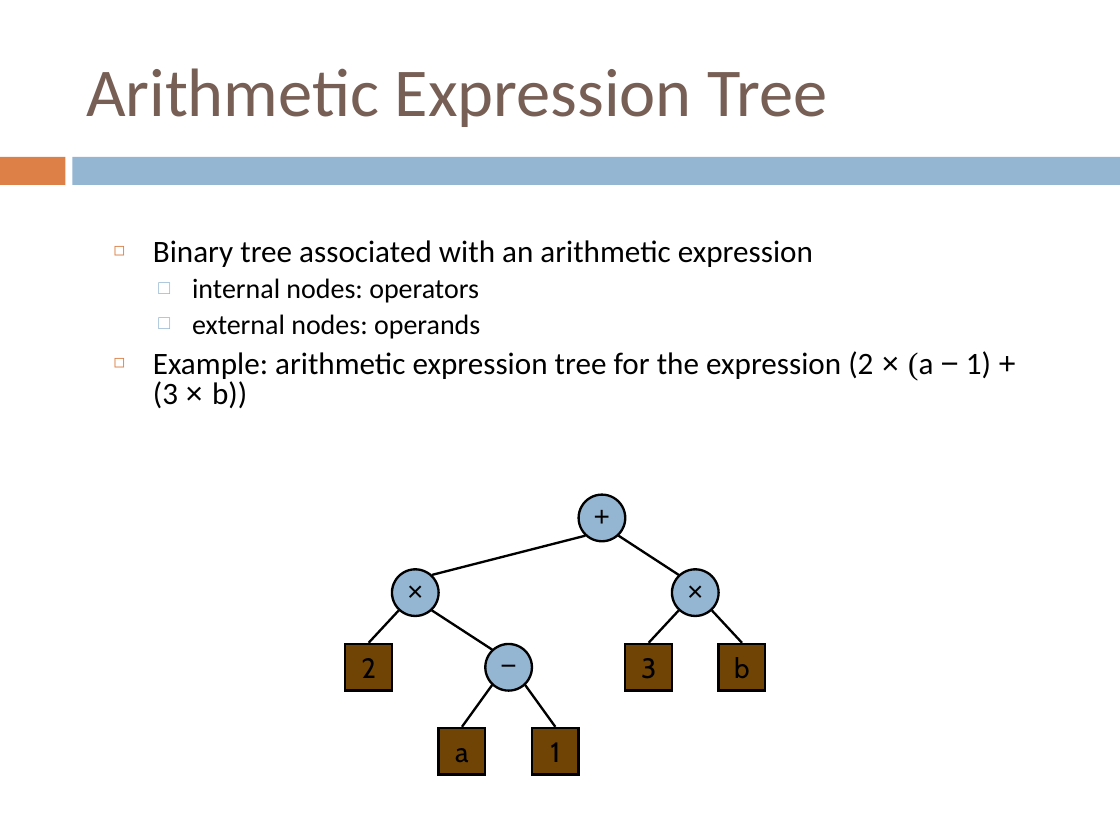
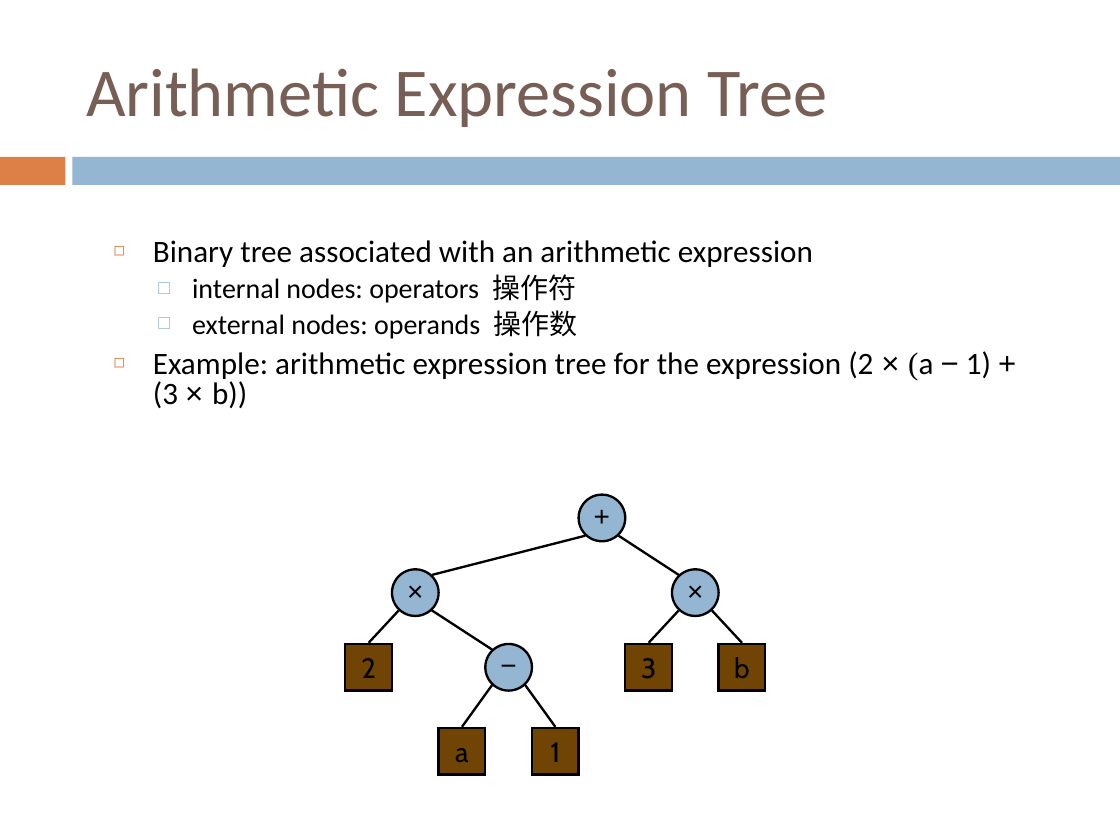
Before and after one commit to sundyCoder/CSK, a slide deck: slide 23 of 3@CSDS/PPT/4@tree.pptx. Drawn at 1120x840 pixels with LibreOffice and Linux fonts; fonts in the diff are those of the drawing. Boxes give left, top, right and bottom in pixels: in the first picture for what was removed or moved away, otherwise in the second. Text is boxed around its words. In the diff, an @@ line names an element or a change of style, - is before the commit and + after.

Commit message:
add tree algorithm.

```diff
--- a/3@CSDS/PPT/4@tree.pptx
+++ b/3@CSDS/PPT/4@tree.pptx
@@ text at (192,274,577,339): text changed @@
-  □ internal nodes: operators
-  □ external nodes: operands
+  □ internal nodes: operators 操作符
+  □ external nodes: operands 操作数
```
Also in this commit, not shown: 12 other slides changed, 32 slides added, 37 other files.
